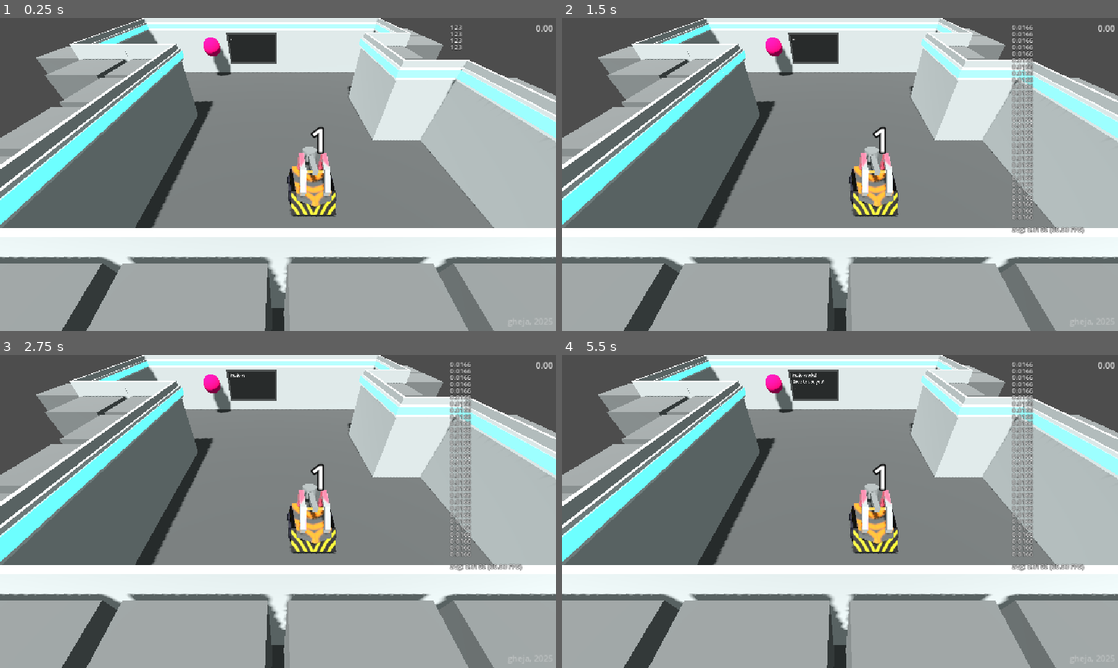
Above: before the commit, frames 1-4 (two rows, left to right).
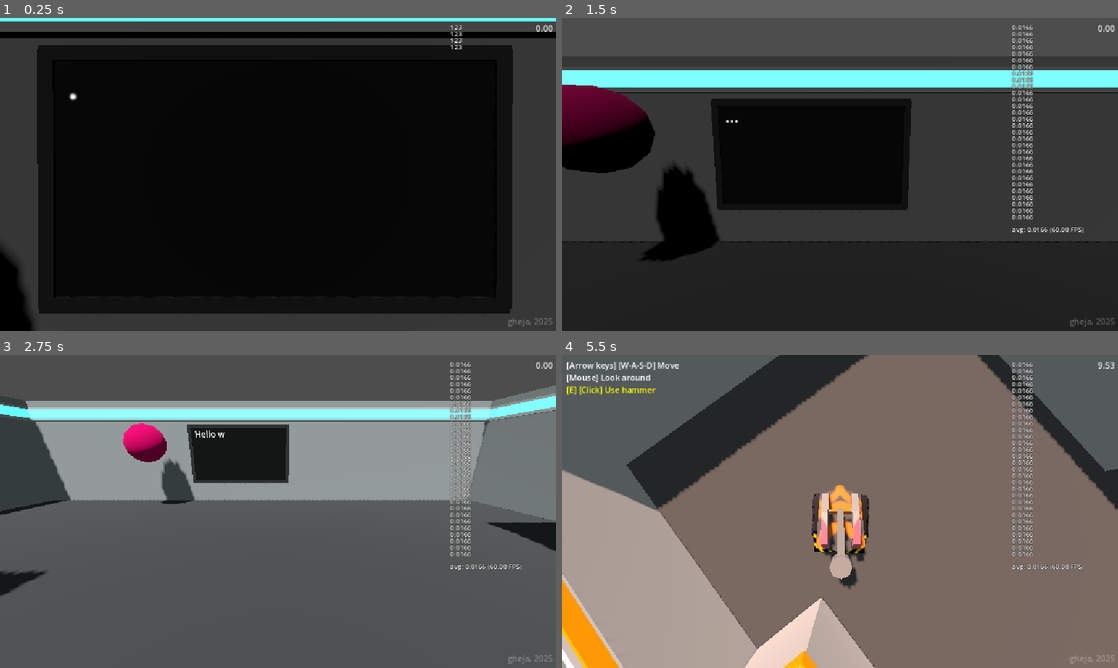
Above: after the commit, the same moments.

Repository: gheja/bot-loop
Game: Godot game, scene res://scenes/main_scene.tscn
The game is run twice, just before and just after one commit, with the same random seed, the same clock (stepped at 60 frames per second) and the same inputs.
Inputs (mouse positions are in pixels of both pictures, inside the frame that each line leads up to):
- Up to frame 1 (0.25 s): no input
- Up to frame 2 (1.5 s): move the mouse to (962, 158) at 0.52 s; hold D (move_right) 0.53-1.28 s; tap E (action_primary) at 0.6, 1.35 s; move the mouse to (728, 190) at 1.27 s; hold S (move_down) from 1.28 s (still down)
- Up to frame 3 (2.75 s): move the mouse to (333, 442) at 2.02 s; release S (move_down) at 2.03 s; hold D (move_right) from 2.03 s (still down); tap E (action_primary) at 2.1 s
- Up to frame 4 (5.5 s): move the mouse to (812, 574) at 2.77 s; release D (move_right) at 2.78 s; hold W (move_up) 2.78-3.53 s; tap E (action_primary) every 0.75 s from 2.85 to 5.1 s; move the mouse to (1006, 558) at 3.52 s; hold A (move_left) 3.53-5.03 s; move the mouse to (673, 464) at 4.27 s; move the mouse to (867, 511) at 5.02 s; hold S (move_down) from 5.03 s (still down)

The runs differ from the first frame. In frame 1, 94% of the frame differs, in the area x 0-100%, y 0-100%; in frame 2, 92%; in frame 3, 80%; in frame 4, 85%.

Commit message:
Added a test intro, reworked camera following

Diff:
--- a/src/scenes/main_scene.gd
+++ b/src/scenes/main_scene.gd
@@ -2,9 +2,12 @@
 
 @onready var main_interface: MainInterface = $MainInterface
 @onready var timer: Timer = $Timer
+@onready var main_camera: Camera3D = $MainCamera
 @onready var main_light: DirectionalLight3D = $MainLight
 @onready var world_environment: WorldEnvironment = $WorldEnvironment
 @onready var level_container: Node3D = $LevelContainer
+@onready var intro_animation_player: AnimationPlayer = $IntroStuffs/IntroAnimationPlayer
+@onready var intro_camera: Camera3D = $IntroStuffs/IntroCamera
 
 @export var level_list: Array[PackedScene]
 
@@ -37,7 +40,7 @@
 
 		if current_level.has_intro:
 			# this should really be part of the level, not the main script...
-			start_intro_text()
+			start_intro()
 	else:
 		start_player_selection()
 
@@ -84,8 +87,33 @@
 		player_obj.controls_help_text +
 		"[/color]"
 	)
+	var player_camera = player_obj.find_child("Camera3D")
+	assert(player_camera, "Could not locate player camera")
+	follow_camera(player_camera, false)
 
 	start_main_timer()
+
+var _camera_to_follow: Camera3D
+var _camera_follow_progress = 1.0
+
+func follow_camera(new_camera: Camera3D, snap: bool = false):
+	_camera_to_follow = new_camera
+
+	if snap:
+		_camera_follow_progress  = 1.0
+	else:
+		_camera_follow_progress = 0.0
+
+func follow_camera_step(delta: float):
+	if not _camera_to_follow:
+		return
+
+	# fixed 1 second transition
+	_camera_follow_progress = min(_camera_follow_progress + delta, 1.0)
+
+	# this is wildly inaccurate
+	main_camera.global_position = main_camera.global_position + (_camera_to_follow.global_position - main_camera.position) * _camera_follow_progress
+	main_camera.global_rotation = main_camera.global_rotation + (_camera_to_follow.global_rotation - main_camera.rotation) * _camera_follow_progress
 
 func start_intro_text():
 	var intro_text = ".#.#.#*#Hello world!#\nNice to see you!\n#.#.#.#*#How are you?\n#.#.#.#*Ah, well...\nGood luck!\n#;)#"
@@ -106,7 +134,9 @@
 		Signals.set_display_text.emit(text)
 		await get_tree().create_timer(0.05).timeout
 
-	start_player_selection()
+func start_intro():
+	follow_camera(intro_camera, true)
+	intro_animation_player.play("intro")
 
 func start_main_timer():
 	if GameState.loops > 1:
@@ -160,6 +190,7 @@
 			if Input.is_action_just_pressed("ui_action_select_" + str(i)):
 				set_active_player(i)
 
+	follow_camera_step(delta)
 	main_interface.update(timer.time_left)
 	Signals.update_timer.emit(timer.time_left)
 
@@ -200,3 +231,6 @@
 	GameState.state = GameState.STATE_FINISHED
 	Signals.set_controls_lock.emit(false)
 	restart_level_with_wait(false)
+
+func intro_finished():
+	start_player_selection()
--- a/src/scenes/main_scene.tscn
+++ b/src/scenes/main_scene.tscn
@@ -10,6 +10,133 @@
 ambient_light_color = Color(0.905882, 1, 1, 1)
 ambient_light_energy = 0.25
 
+[sub_resource type="Animation" id="Animation_pu3yx"]
+resource_name = "intro"
+length = 5.0
+step = 0.1
+tracks/0/type = "value"
+tracks/0/imported = false
+tracks/0/enabled = true
+tracks/0/path = NodePath("../MainLight:light_energy")
+tracks/0/interp = 1
+tracks/0/loop_wrap = true
+tracks/0/keys = {
+"times": PackedFloat32Array(0, 2, 4),
+"transitions": PackedFloat32Array(1, 1, 1),
+"update": 0,
+"values": [0.15, 0.15, 1.0]
+}
+tracks/1/type = "value"
+tracks/1/imported = false
+tracks/1/enabled = true
+tracks/1/path = NodePath("../WorldEnvironment:environment:ambient_light_energy")
+tracks/1/interp = 1
+tracks/1/loop_wrap = true
+tracks/1/keys = {
+"times": PackedFloat32Array(0.0001, 2, 4),
+"transitions": PackedFloat32Array(1, 1, 1),
+"update": 0,
+"values": [0.0, 0.0, 0.25]
+}
+tracks/2/type = "value"
+tracks/2/imported = false
+tracks/2/enabled = true
+tracks/2/path = NodePath("IntroCamera:position")
+tracks/2/interp = 2
+tracks/2/loop_wrap = true
+tracks/2/keys = {
+"times": PackedFloat32Array(0, 1.6, 5),
+"transitions": PackedFloat32Array(1, 1, 1),
+"update": 0,
+"values": [Vector3(-0.638702, 1.49187, -5.58115), Vector3(-0.139879, 1.49187, -3.36327), Vector3(1.85542, 1.49187, 5.50822)]
+}
+tracks/3/type = "value"
+tracks/3/imported = false
+tracks/3/enabled = true
+tracks/3/path = NodePath("IntroCamera:rotation")
+tracks/3/interp = 2
+tracks/3/loop_wrap = true
+tracks/3/keys = {
+"times": PackedFloat32Array(0, 1.6, 5),
+"transitions": PackedFloat32Array(1, 1, 1),
+"update": 0,
+"values": [Vector3(0, 0, 0), Vector3(-0.114867, 0, 0), Vector3(-0.574336, 0, 0)]
+}
+tracks/4/type = "method"
+tracks/4/imported = false
+tracks/4/enabled = true
+tracks/4/path = NodePath("..")
+tracks/4/interp = 1
+tracks/4/loop_wrap = true
+tracks/4/keys = {
+"times": PackedFloat32Array(0, 5),
+"transitions": PackedFloat32Array(1, 1),
+"values": [{
+"args": [],
+"method": &"start_intro_text"
+}, {
+"args": [],
+"method": &"intro_finished"
+}]
+}
+
+[sub_resource type="Animation" id="Animation_gubc5"]
+length = 0.001
+tracks/0/type = "value"
+tracks/0/imported = false
+tracks/0/enabled = true
+tracks/0/path = NodePath("../MainLight:light_energy")
+tracks/0/interp = 1
+tracks/0/loop_wrap = true
+tracks/0/keys = {
+"times": PackedFloat32Array(0),
+"transitions": PackedFloat32Array(1),
+"update": 0,
+"values": [1.0]
+}
+tracks/1/type = "value"
+tracks/1/imported = false
+tracks/1/enabled = true
+tracks/1/path = NodePath("../WorldEnvironment:environment:ambient_light_energy")
+tracks/1/interp = 1
+tracks/1/loop_wrap = true
+tracks/1/keys = {
+"times": PackedFloat32Array(0),
+"transitions": PackedFloat32Array(1),
+"update": 0,
+"values": [0.25]
+}
+tracks/2/type = "value"
+tracks/2/imported = false
+tracks/2/enabled = true
+tracks/2/path = NodePath("IntroCamera:position")
+tracks/2/interp = 1
+tracks/2/loop_wrap = true
+tracks/2/keys = {
+"times": PackedFloat32Array(0),
+"transitions": PackedFloat32Array(1),
+"update": 0,
+"values": [Vector3(-0.638702, 1.49187, -5.58115)]
+}
+tracks/3/type = "value"
+tracks/3/imported = false
+tracks/3/enabled = true
+tracks/3/path = NodePath("IntroCamera:rotation")
+tracks/3/interp = 1
+tracks/3/loop_wrap = true
+tracks/3/keys = {
+"times": PackedFloat32Array(0),
+"transitions": PackedFloat32Array(1),
+"update": 0,
+"values": [Vector3(0, 0, 0)]
+}
+
+[sub_resource type="AnimationLibrary" id="AnimationLibrary_rt2n2"]
+_data = {
+&"RESET": SubResource("Animation_gubc5"),
+&"intro": SubResource("Animation_pu3yx")
+}
+
 [node name="MainScene" type="Node3D"]
 script = ExtResource("1_7ykc4")
 level_list = Array[PackedScene]([ExtResource("3_7ykc4"), ExtResource("3_pu3yx")])
@@ -17,7 +144,7 @@
 [node name="WorldEnvironment" type="WorldEnvironment" parent="."]
 environment = SubResource("Environment_w2twt")
 
-[node name="Camera3D" type="Camera3D" parent="."]
+[node name="MainCamera" type="Camera3D" parent="."]
 transform = Transform3D(1, 0, 0, 0, 0.707107, 0.707107, 0, -0.707107, 0.707107, 1, 5, 8.10909)
 current = true
 
@@ -33,4 +160,14 @@
 
 [node name="LevelContainer" type="Node3D" parent="."]
 
+[node name="IntroStuffs" type="Node3D" parent="."]
+
+[node name="IntroCamera" type="Camera3D" parent="IntroStuffs"]
+transform = Transform3D(1, 0, 0, 0, 1, 0, 0, 0, 1, -0.638702, 1.49187, -5.58115)
+
+[node name="IntroAnimationPlayer" type="AnimationPlayer" parent="IntroStuffs"]
+libraries = {
+&"": SubResource("AnimationLibrary_rt2n2")
+}
+
 [connection signal="timeout" from="Timer" to="." method="_on_timer_timeout"]
Not shown: 1 places in src/scenes/main_scene.tscn that only renumber resources
